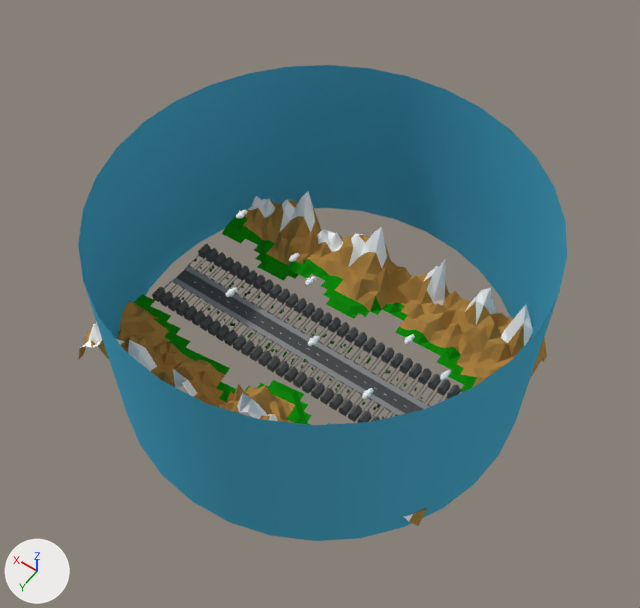
One commit to the Blender file 03-Scenes/Grundeinstellung2.blend: the scene before it, then after it.
One viewpoint serves both versions: a 50 mm lens placed at (-80.0, 108.3, 192.2), pointed at (-3.7, 1.5, 24.4). The lights are fixed; the arrows at lower left show +X, +Y and +Z.

In view in the first picture: 'berge', 'berge.001', 'himmel', 'häuser.001', 'sträßle', 'wolkee.003'.
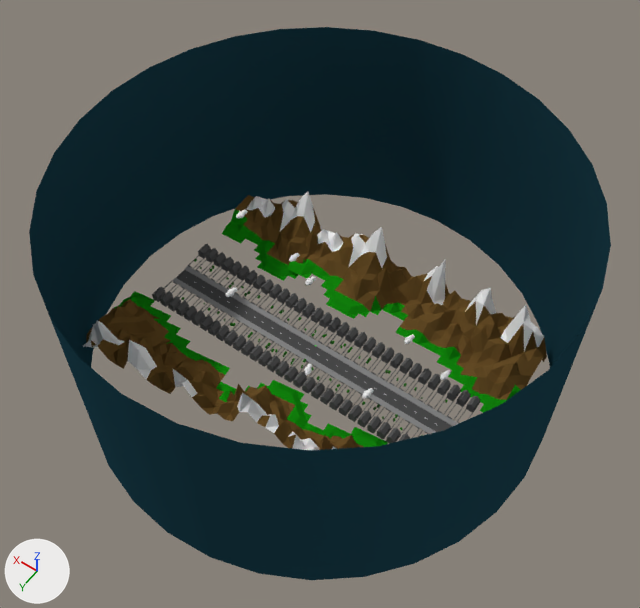
Boxes [x1, y1, x2, y2] around the edits, measured in the pictures (640 x 608 px):
'himmel', recoloured, moved, rescaled (19% wider, 16% taller): before [78, 65, 567, 541]; after [29, 27, 611, 580]
'berge', recoloured: [222, 192, 547, 412] in both
'berge.001', recoloured: [79, 291, 428, 526] in both
'wolkee.003', moved, turned: before [308, 336, 320, 346]; after [304, 363, 312, 376]

The change in detail:
Material 'Material.007' (mat_material_007) changes colour from orange #b58846 to brown #6c5129; in linear values from (0.462, 0.246, 0.0604) to (0.15, 0.0824, 0.0226).
Material 'Material.004' (mat_material_004) changes colour from cyan #4caccd to dark cyan #1d414d; in linear values from (0.0722, 0.412, 0.609) to (0.0121, 0.0527, 0.0749).
Object 'wolkee.003' (ob_wolkee_003) moves from (-6.2, 7.8, 14.9) to (-6.2, 10.0, 5.2).
Object 'wolkee.003' (ob_wolkee_003) turns from (0, 0, 90) to (0, 0, 119) degrees about x, y and z.
Object 'himmel' (ob_himmel) moves from (-2.6, 6.9, -8.6) to (-2.8, 9.4, -10.7).
Object 'himmel' (ob_himmel) is rescaled from (1.85, 1.85, 1.85) to (2.12, 2.12, 2.12).
